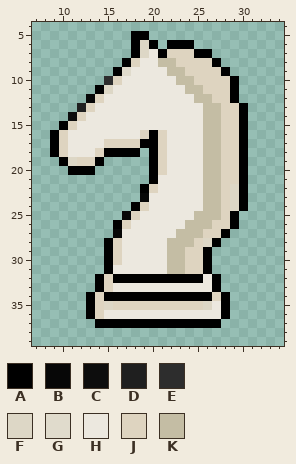
One commit to this pixel-art sprite: Code/assets/sprites/Testing-Pieces/Pieces Base Form/White_Knight.png. Above, as it was before the edit.
The file is 42x42 pixels. Pixels under 10% opacity are left out. Colours within 5 levels of each other are drawn and written as one. Shown: x 7..34, y 4..39.
Palette (. is transparent): A #000000  B #070707  C #0d0d0d  D #1f1f1f  E #2d2d2d  F #ddd7c6  G #e0dbcc  H #ece8df  J #ded4c0  K #c4bda4
And afterwards:
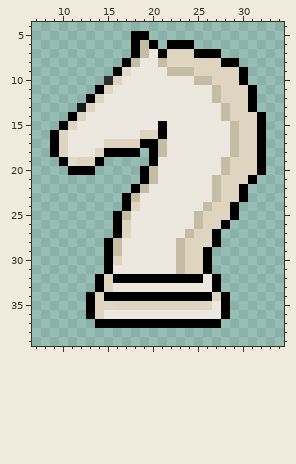
Change:
@@ palette @@
-D #1f1f1f
+D #191919
@@ x 7..34 @@
  5 ...........AA...............
- 6 ...........AFA.AAA..........
- 7 ...........AFHAJJJAA........
- 8 ..........AJHHKKJJJJA.......
- 9 .........AGHHHHKKJJJJA......
-10 ........EJHHHHHHKKJJJJA.....
-11 .......AFHHHHHHHHKKJJJA.....
-12 ......BJHHHHHHHHHHKKJJA.....
-13 .....DJHHHHHHHHHHHHKKJJA....
-14 ....CJHHHHHHHHHHHHHKKJJA....
-15 ...AJHHHHHHHHHHHHHHKKJJA....
-16 ..AJHHHHHHHHJAJHHHHKKJJA....
-17 ..AJHHHHJJJJAAJHHHHKKJJA....
-18 ..AJHHHJAAAA.AJHHHHKKJJA....
-19 ...AFJJA.....AJHHHHKKJJA....
-20 ....AAA......AJHHHHKKJJA....
-21 .............AHHHHHKKJJA....
-22 ............AJHHHHHKKJFA....
-23 ............BHHHHHHKKJFA....
-24 ...........AJHHHHHHKKJFA....
-25 ..........BJHHHHHHKKKJA.....
-26 .........AJHHHHHHKKKJJA.....
-27 .........BHHHHHHKKKJJA......
-28 ........AJHHHHHKKKJFA.......
-29 ........AJHHHHHKKJJA........
-30 ........AJHHHHHKKJJA........
-31 ........AHHHHHHKKJJA........
+ 6 ...........AKA.AAA..........
+ 7 ...........AKHAJJJAAA.......
+ 8 ..........AKHHKJJJJJJAA.....
+ 9 .........AGHHHHKKKJJJJJA....
+10 ........EJHHHHHHHHKKJJJA....
+11 .......AFHHHHHHHHHHHKJJJA...
+12 ......AJHHHHHHHHHHHHKJJJA...
+13 .....DJHHHHHHHHHHHHHHKJJA...
+14 ....AJHHHHHHHHHHHHHHHKJJJA..
+15 ...AJHHHHHHHHHAHHHHHHHKJJA..
+16 ..AJHHHHHHHHJJAHHHHHHHKJJA..
+17 ..AJHHHHJJJJAAKHHHHHHHKJJA..
+18 ..AJHHHJAAAA.AKHHHHHHHKJJA..
+19 ...AGJJA.....AHHHHHHHKJJJA..
+20 ....AAA.....AKHHHHHHHKJJJA..
+21 ............AKHHHHHHKJJJA...
+22 ...........AKHHHHHHHKJJA....
+23 ..........AKHHHHHHHHKJJA....
+24 ..........AJHHHHHHHKJJA.....
+25 .........AKHHHHHHHKJJJA.....
+26 .........AJHHHHHHHKJJA......
+27 .........AJHHHHHHKJJA.......
+28 ........AKHHHHHHKJJFA.......
+29 ........AKHHHHHHKJJA........
+30 ........AJHHHHHHKJJA........
+31 ........AHHHHHHHKJJA........
 32 .......AJAAAAAAAAAAHA.......
